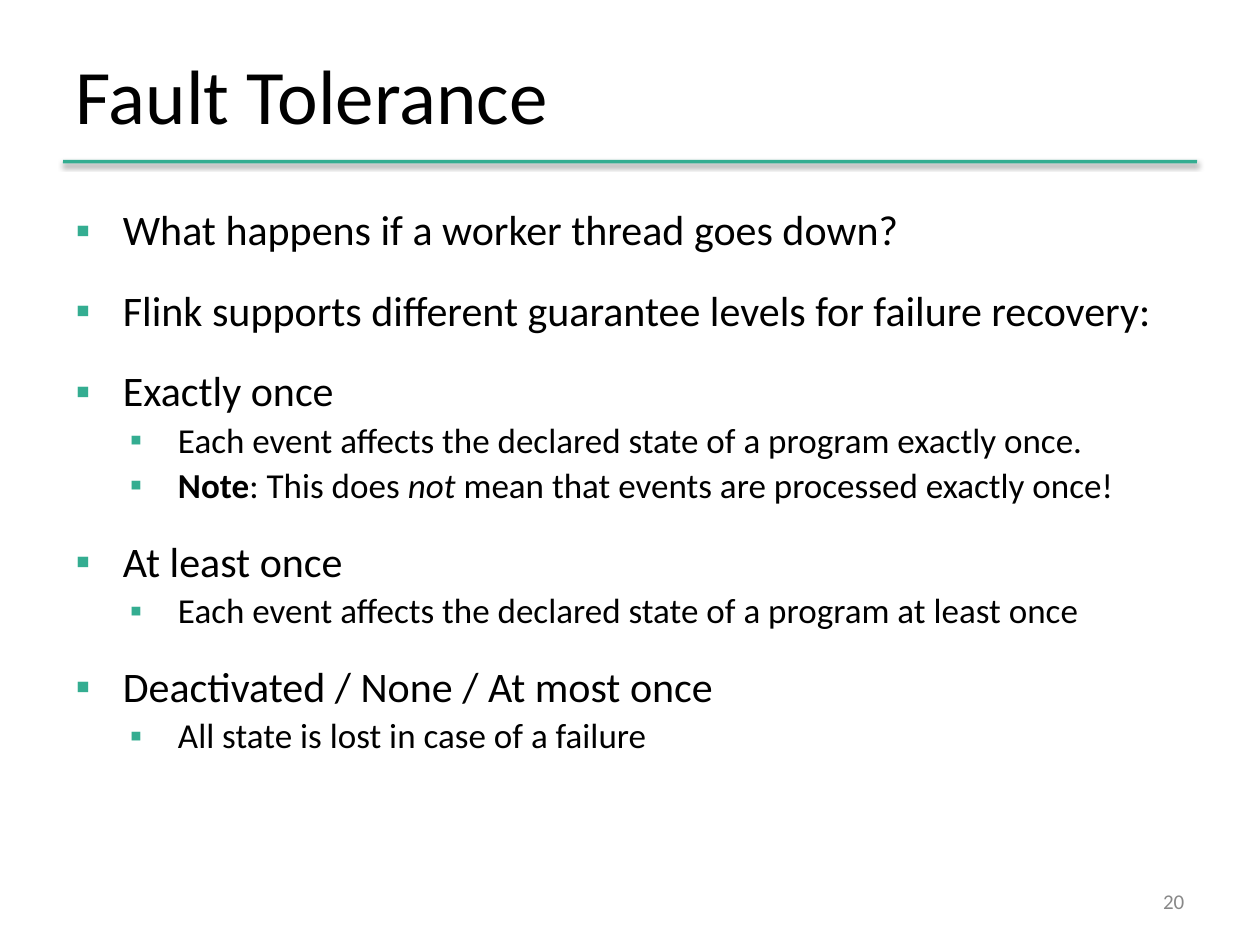
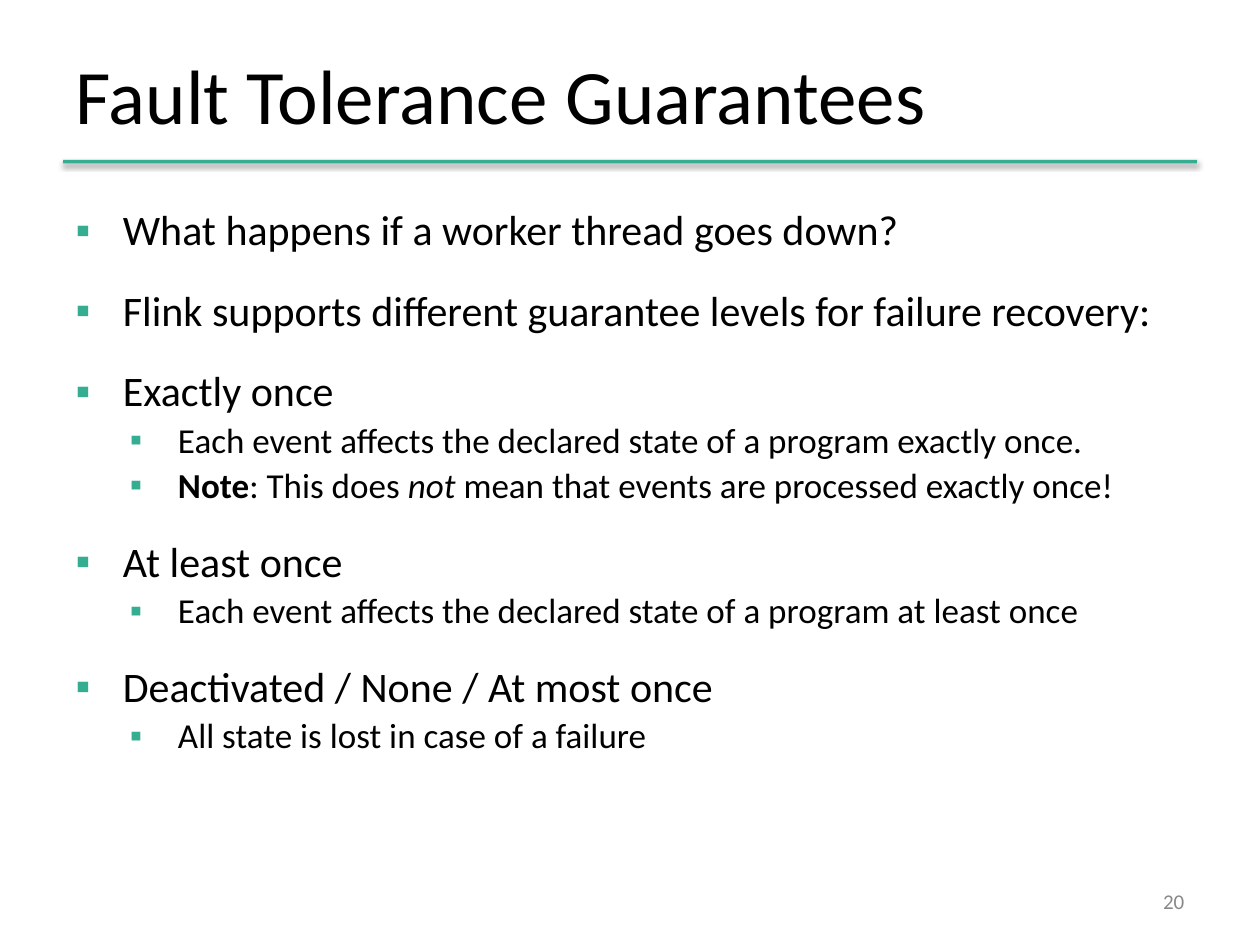
Before and after one commit to dataArtisans/flink-training-web, a slide deck: slide 20 of slides/flink_stream_connectors.pptx. Drawn at 1260x945 pixels with LibreOffice and Linux fonts; fonts in the diff are those of the drawing; background and template pictures are left out. Boxes give left, top, right and bottom in pixels: in the first picture for what was removed or moved away, otherwise in the second. Text is boxed around its words. In the diff, an @@ line names an element or a change of style, - is before the commit and + after.

```diff
--- a/slides/flink_stream_connectors.pptx
+++ b/slides/flink_stream_connectors.pptx
@@ title at (76, 70, 925, 125): text changed @@
-Fault Tolerance
+Fault Tolerance Guarantees
```
Also in this commit, not shown: 2 other slides changed, 6 other files.
